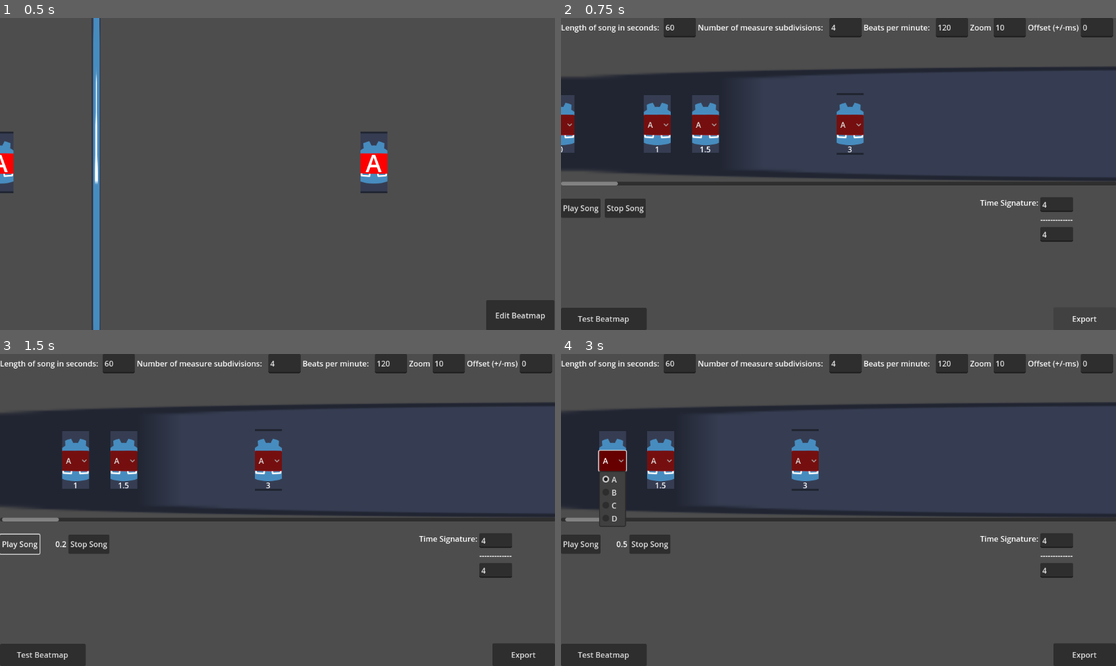
Above: before the commit, frames 1-4 (two rows, left to right).
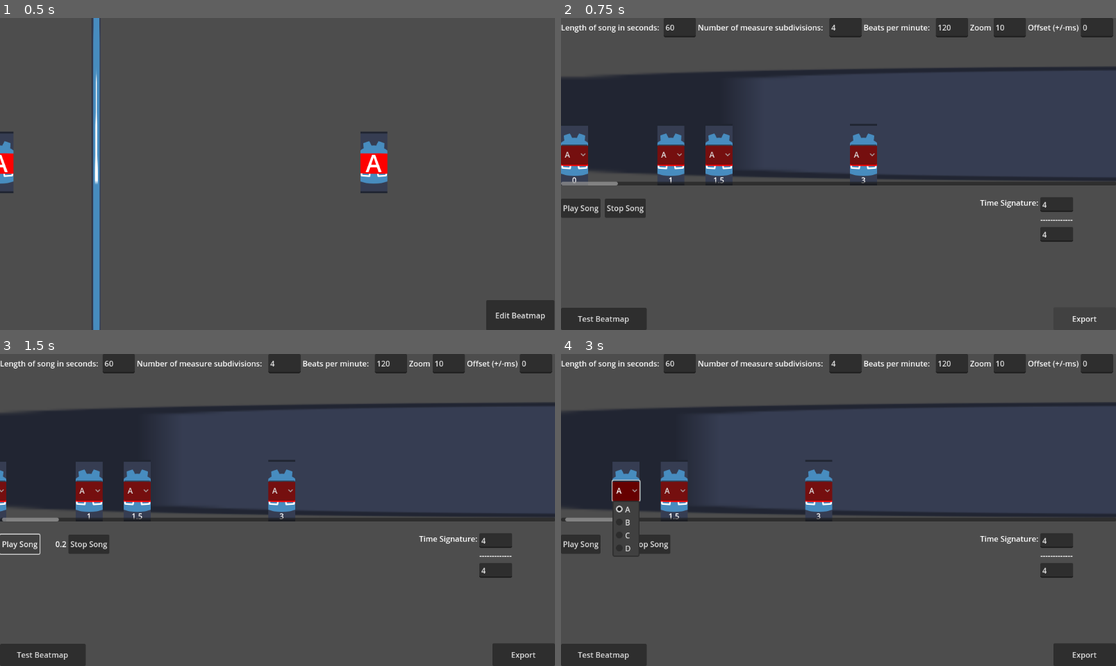
Above: after the commit, the same moments.

Repository: ValorZard/BandGame
Game: Godot game, scene res://src/game_engine/beatmap.tscn
Two runs of this game, one before a commit and one after it. Both use one fixed random seed, a clock stepped at 60 frames per second and the inputs below. The engine's default icon, where the game draws it, is replaced by a stand-in: a white triangle on a blue panel in a dark square.
Inputs:
- Up to frame 1 (0.5 s): no input
- Up to frame 2 (0.75 s): click "Edit Beatmap" at 0.5 s
- Up to frame 3 (1.5 s): click "Play Song" at 1.25 s
- Up to frame 4 (3 s): click "Play Song" at 2 s; click "A" at 2.75 s

Frame 1 is identical in both runs. In frame 2, 5.0% of the frame differs, in the area x 0-57%, y 24-54%; in frame 3, 4.2%; in frame 4, 4.4%.

Commit message:
woops, forgot to pull changes

Diff:
--- a/src/mapping_engine/beatmap_maker.gd
+++ b/src/mapping_engine/beatmap_maker.gd
@@ -206,6 +206,8 @@
 	#print(note_sprite.option_button)
 	# set note data
 	note_sprite.note = note_obj
+	# set up note sprite signals
+	note_sprite.note_deleted.connect(note_timeline.delete_note)
 	# set correct note position (hardcoded for now)
 	# put the note sprite on the right place in the timeline while keeping it centered
 
--- a/src/mapping_engine/note_selector.gd
+++ b/src/mapping_engine/note_selector.gd
@@ -1,8 +1,10 @@
-extends Sprite2D
+extends TextureRect
 
 var note : RhythmGameUtils.Note
 
 var option_button : OptionButton
+
+signal note_deleted(note_obj, note_sprite)
 
 # Called when the node enters the scene tree for the first time.
 func _ready():
@@ -24,6 +26,12 @@
 func _process(delta):
 	pass
 
+func _gui_input(event):
+	if event is InputEventMouseButton:
+		if event.button_index == MOUSE_BUTTON_RIGHT and event.pressed:
+			emit_signal("note_deleted", note, self)
+			self.queue_free()
+
 func _on_option_button_item_selected(index):
 	# print(index)
 	set_note_name()
--- a/src/mapping_engine/note_selector.tscn
+++ b/src/mapping_engine/note_selector.tscn
@@ -3,19 +3,25 @@
 [ext_resource type="Texture2D" uid="uid://dgqqej1sjrn7b" path="res://assets/textures/notes/noteA.png" id="1_ekahg"]
 [ext_resource type="Script" path="res://src/mapping_engine/note_selector.gd" id="2_t4u3w"]
 
-[node name="NoteSelector" type="Sprite2D"]
+[node name="NoteSelector" type="TextureRect"]
+offset_left = -28.0
+offset_top = -64.0
+offset_right = 28.0
+offset_bottom = 64.0
 texture = ExtResource("1_ekahg")
 script = ExtResource("2_t4u3w")
 
 [node name="OptionButton" type="OptionButton" parent="."]
+layout_mode = 1
 anchors_preset = 8
 anchor_left = 0.5
 anchor_top = 0.5
 anchor_right = 0.5
 anchor_bottom = 0.5
-offset_left = -56.0
-offset_top = -83.0
-offset_bottom = -41.0
+offset_left = -28.0
+offset_top = -21.0
+offset_right = 28.0
+offset_bottom = 21.0
 grow_horizontal = 2
 grow_vertical = 2
 item_count = 4
@@ -30,15 +36,15 @@
 popup/item_3/id = 3
 
 [node name="Label" type="Label" parent="."]
+layout_mode = 1
 anchors_preset = 7
 anchor_left = 0.5
 anchor_top = 1.0
 anchor_right = 0.5
 anchor_bottom = 1.0
-offset_left = -48.0
-offset_top = -87.0
-offset_right = -8.0
-offset_bottom = -64.0
+offset_left = -27.0
+offset_top = -23.0
+offset_right = 27.0
 grow_horizontal = 2
 grow_vertical = 0
 horizontal_alignment = 1
--- a/src/mapping_engine/note_timeline.gd
+++ b/src/mapping_engine/note_timeline.gd
@@ -58,6 +58,8 @@
 			var note_sprite := note_selector.instantiate()
 			# add note object to sprite
 			note_sprite.note = note_obj
+			# set up note sprite signals
+			note_sprite.note_deleted.connect(delete_note)
 			# put the note sprite on the right place in the timeline while keeping it centered
 			note_sprite.position.x = (note_obj.start_time / beatmap_maker.song_length) * custom_minimum_size.x
 			note_sprite.position.y = self.size.y / 2
@@ -65,6 +67,10 @@
 			add_child(note_sprite)
 			note_array.append([note_obj, note_sprite])
 
+func delete_note(note_obj, note_sprite):
+	# remove note from note array
+	note_array.erase([note_obj, note_sprite])
+
 # Called every frame. 'delta' is the elapsed time since the previous frame.
 func _process(delta):
 	pass
